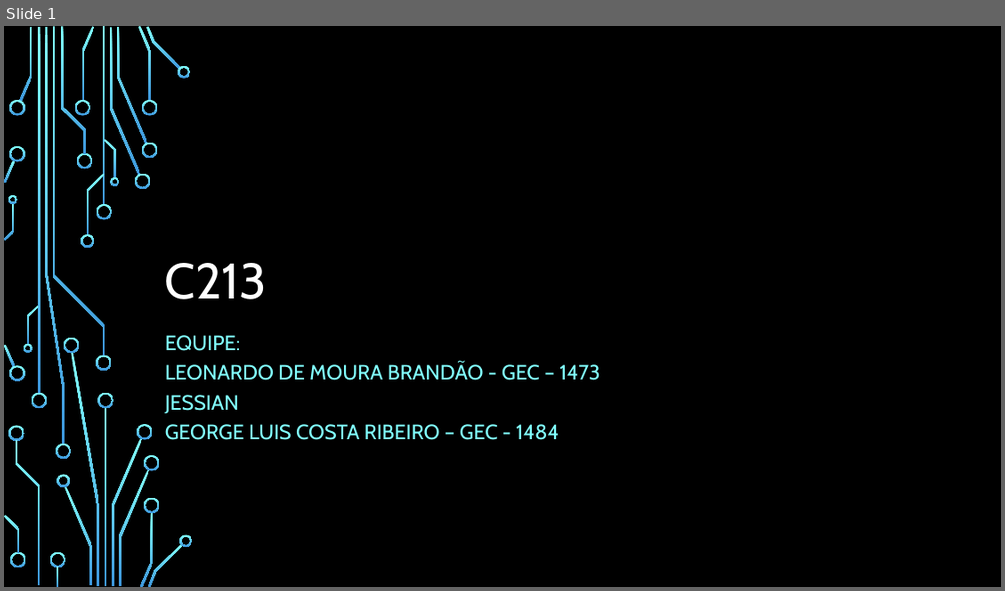
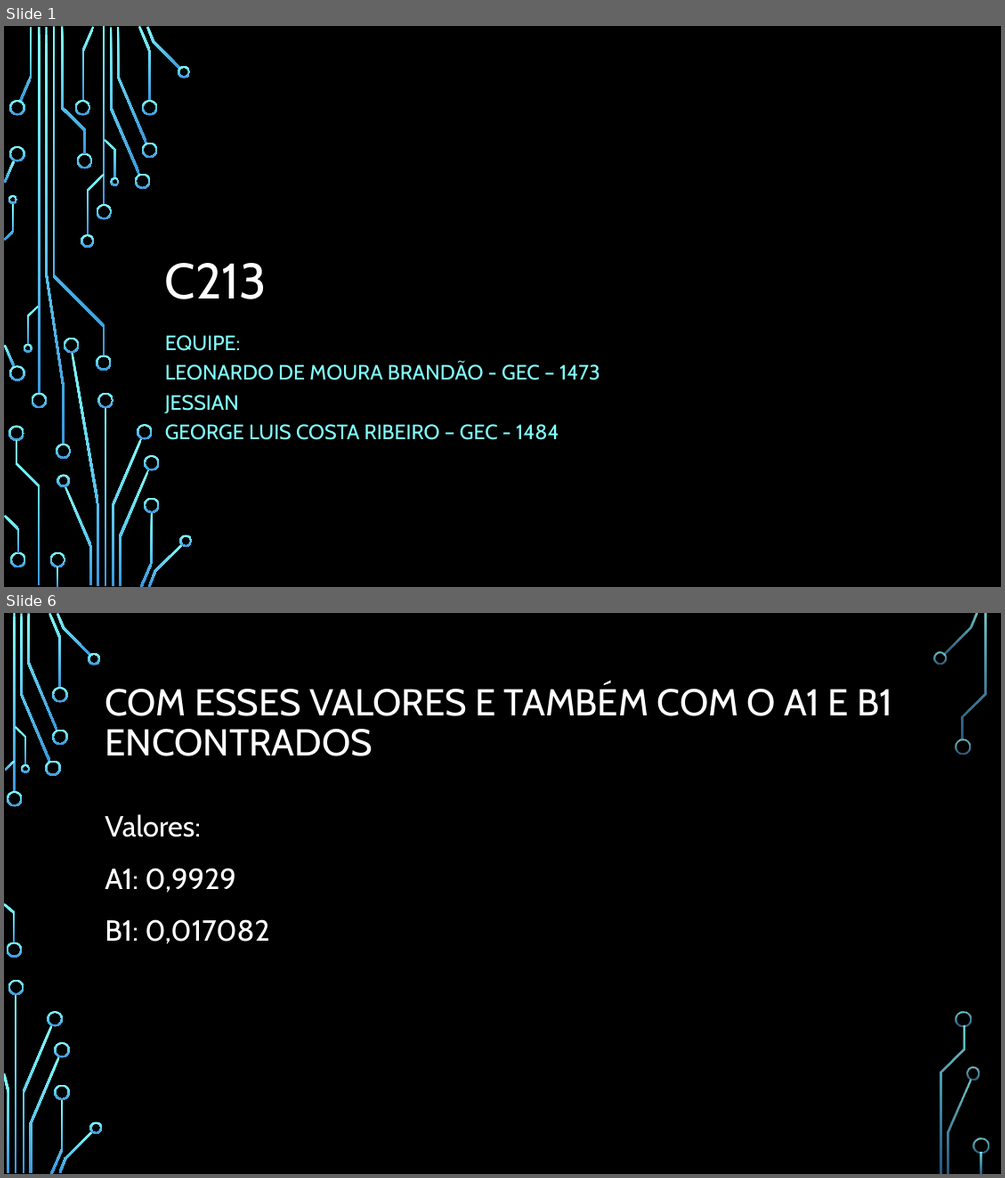
Before and after one commit to George-Luis-Costa/C213-Sistemas-Embarcados-, a slide deck: Projeto1/Apresentação.pptx. Shown one above the other, each under a label of ours: slide 1 before the commit, slides 1 and 6 after it; the slides between them are not shown. The pictures are 1005x591 and 1005x1178 pixels, drawn with LibreOffice and Linux fonts; fonts in the diff are those of the drawing; background and template pictures are left out. Boxes give left, top, right and bottom in pixels: in the first picture for what was removed or moved away, otherwise in the second. Text is boxed around its words. In the diff, an @@ line names an element or a change of style, - is before the commit and + after.

```diff
--- a/Projeto1/Apresentação.pptx
+++ b/Projeto1/Apresentação.pptx
@@ slide 6 added at box(4, 613, 1001, 1174), background picture (left out) @@
@@ title added at box(105, 684, 893, 756), 36 pt, text #FFFFFF @@
+COM ESSES VALORES E TAMBÉM COM O A1 E B1 ENCONTRADOS
@@ text added at box(105, 814, 269, 944), 28 pt, text #FFFFFF @@
+Valores:
+A1: 0,9929
+B1: 0,017082
@@ group added at box(4, 613, 989, 1174): 33 freeform shapes, 3 rectangles @@
```
Also in this commit, not shown: 5 slides changed, 4 other slides added, 1 slide removed.
